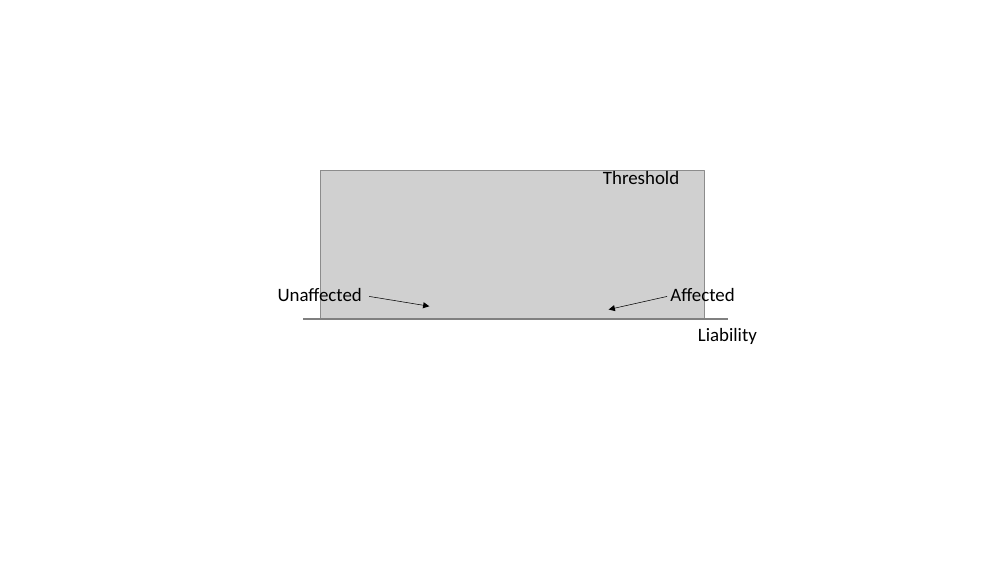
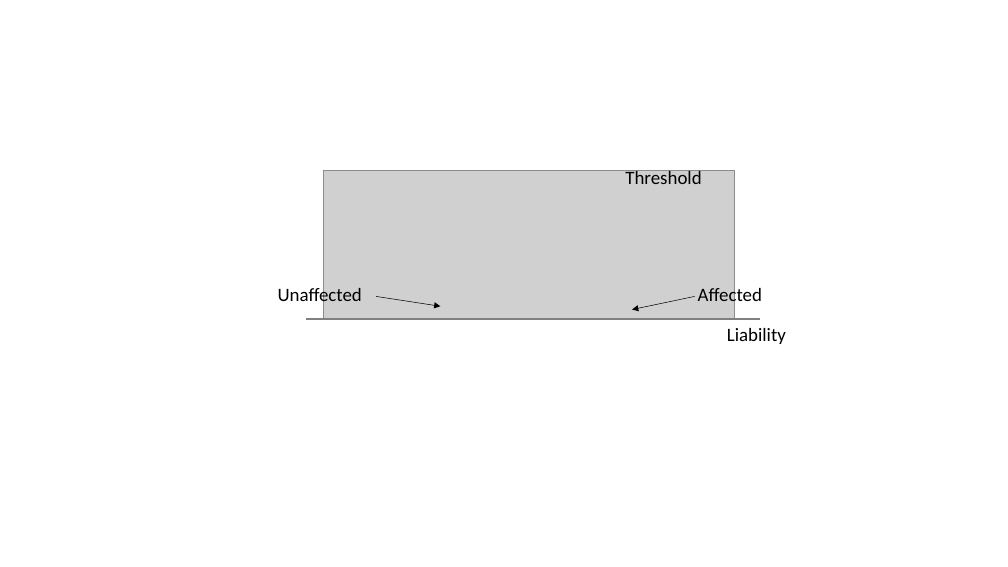
Before and after one commit to autism-exposome/home, a slide deck: slide 2 of resource/webImgSource.pptx. Drawn at 1008x567 pixels with LibreOffice and Linux fonts; fonts in the diff are those of the drawing; grey boxes stand for pictures. Boxes give left, top, right and bottom in pixels: in the first picture for what was removed or moved away, otherwise in the second. Text is boxed around its words. In the diff, an @@ line names an element or a change of style, - is before the commit and + after.

```diff
--- a/resource/webImgSource.pptx
+++ b/resource/webImgSource.pptx
@@ picture: place and size @@
-picture at (321, 171, 705, 319)
+picture at (324, 171, 734, 319)
@@ text "Threshold": place and size @@
-text "Threshold" at (603, 169, 679, 184)
+text "Threshold" at (625, 169, 701, 184)
@@ arrow moved from (369, 296) - (430, 306) to (377, 296) - (441, 306) @@
@@ arrow moved from (667, 296) - (609, 309) to (695, 296) - (632, 309) @@
@@ text "Affected": place and size @@
-text "Affected" at (670, 286, 734, 307)
+text "Affected" at (698, 286, 762, 307)
@@ line moved from (303, 319) - (728, 319) to (306, 319) - (760, 319) @@
@@ text "Liability": place and size @@
-text "Liability" at (698, 328, 757, 344)
+text "Liability" at (727, 328, 786, 344)
```
Also in this commit, not shown: 1 other file.
